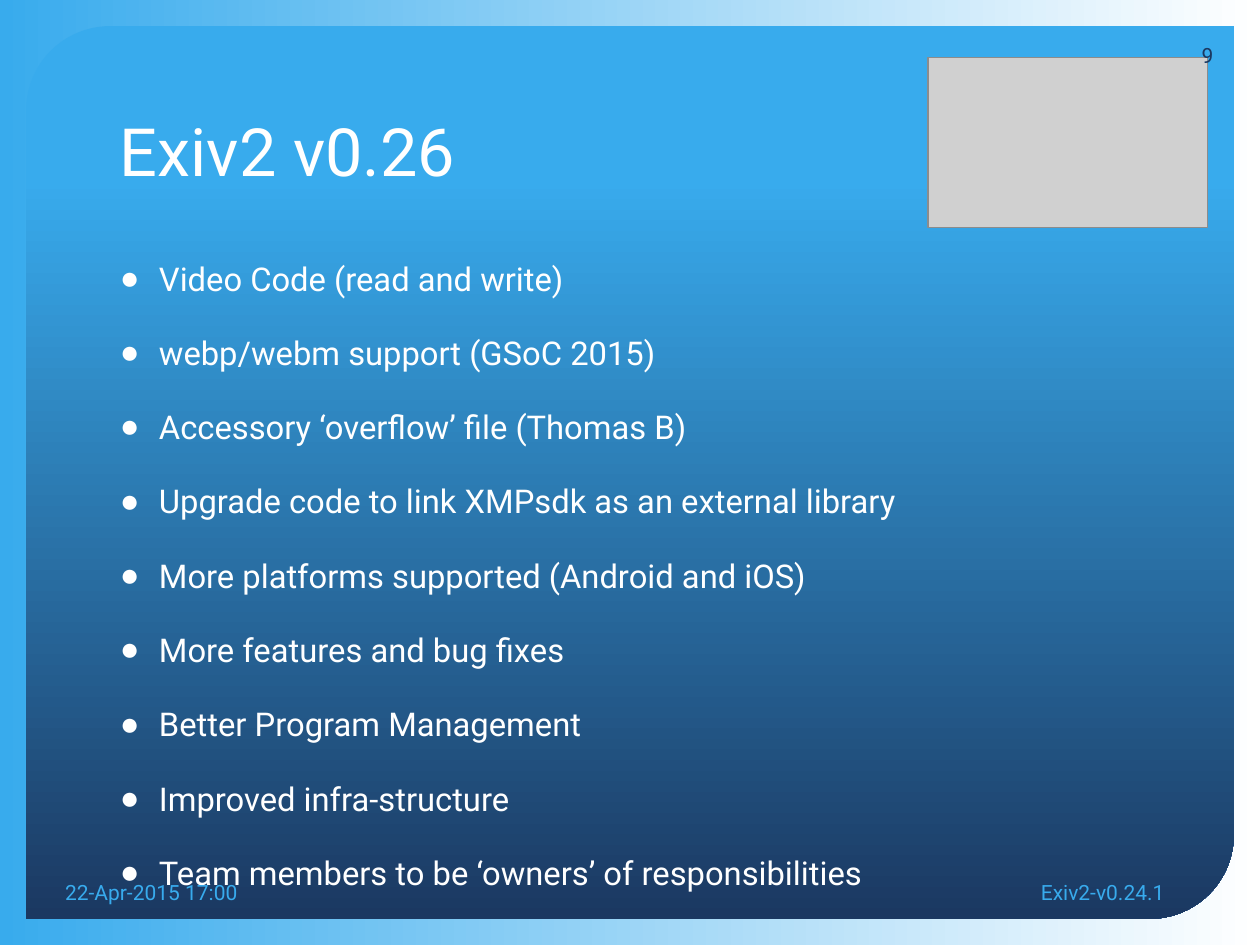
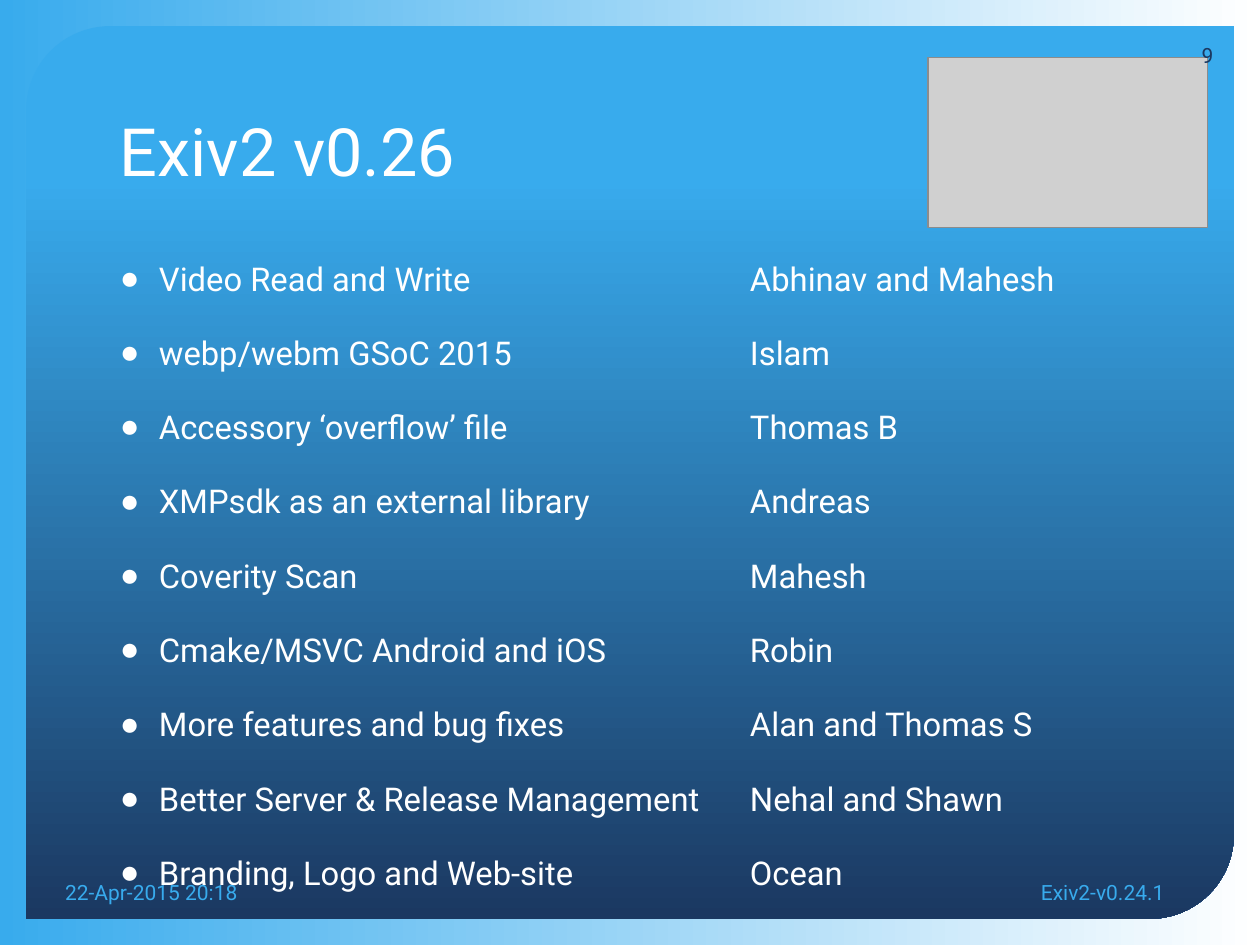
Before and after one commit to nehaljwani/team.exiv2.org, a slide deck: slide 9 of meetings/Exiv2-v0.24.1.pptx. Drawn at 1260x945 pixels with LibreOffice and Linux fonts; fonts in the diff are those of the drawing; grey boxes stand for pictures; background and template pictures are left out. Boxes give left, top, right and bottom in pixels: in the first picture for what was removed or moved away, otherwise in the second. Text is boxed around its words. In the diff, an @@ line names an element or a change of style, - is before the commit and + after.

Commit message:
Team Meeting.  Final polish.

```diff
--- a/meetings/Exiv2-v0.24.1.pptx
+++ b/meetings/Exiv2-v0.24.1.pptx
@@ text at <box>159,266,1055,893</box>: text changed @@
-● Video Code (read and write)
-● webp/webm support (GSoC 2015)
-● Accessory ‘overflow’ file (Thomas B)
-● Upgrade code to link XMPsdk as an external library
-● More platforms supported (Android and iOS)
-● More features and bug fixes
-● Better Program Management
-● Improved infra-structure
-● Team members to be ‘owners’ of responsibilities
+● Video Read and Write Abhinav and Mahesh
+● webp/webm GSoC 2015 Islam
+● Accessory ‘overflow’ file Thomas B
+● XMPsdk as an external library Andreas
+● Coverity Scan Mahesh
+● Cmake/MSVC Android and iOS Robin
+● More features and bug fixes Alan and Thomas S
+● Better Server & Release Management Nehal and Shawn
+● Branding, Logo and Web-site Ocean
@@ text at <box>65,880,237,904</box>: text changed @@
-22-Apr-2015 17:00
+22-Apr-2015 20:18
```
Also in this commit, not shown: 9 other slides changed, 2 other files.
